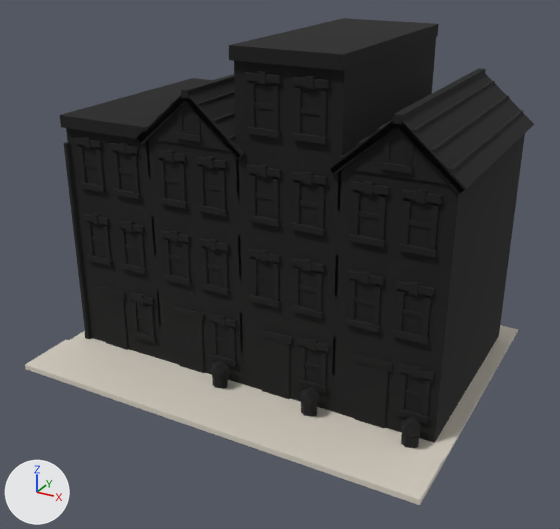
What one commit did to the FBX model Modeller/Binalar/Konut_sira_evler_1.fbx.
Before and after are seen from a camera (50 mm lens) standing at (12.8, -23.6, 15.4) and looking at (0.3, -0.8, 4.0). The lights are fixed; the arrows at lower left show +X, +Y and +Z. The first picture is the older version. Where no turn or scale is listed for an object, it has been applied to the vertices. Vertices at exactly the same position are counted once.

The first picture shows 'Konut_sira_evler_1'.
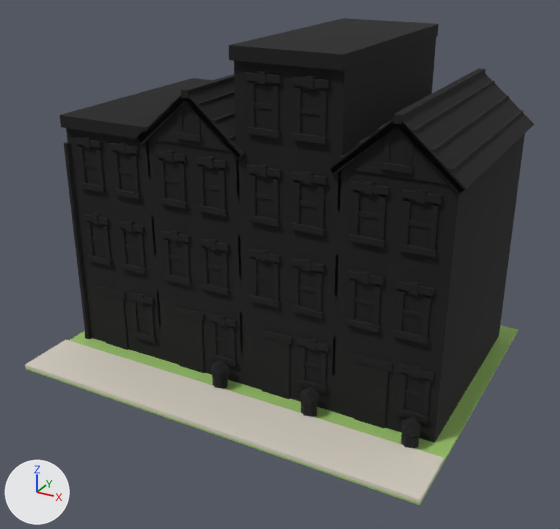
Patch to the scene script:
```diff
--- a/Modeller/Binalar/Konut_sira_evler_1.fbx.py
+++ b/Modeller/Binalar/Konut_sira_evler_1.fbx.py
@@ mat_cam2_a9c9de @@
+mat_cam2_a9c9de = principled_material('Cam2_a9c9de')
+mat_cam2_a9c9de.base_color = (0.397, 0.584, 0.73)  # blue #a9c9de
+mat_cam2_a9c9de.roughness = 0.85
@@ mat_ycim_9cc46a @@
+mat_ycim_9cc46a = principled_material('YCim_9cc46a')
+mat_ycim_9cc46a.base_color = (0.332, 0.552, 0.144)  # green #9cc46a
+mat_ycim_9cc46a.roughness = 0.85
@@ me_konut_sira_evler_1 @@
 me_konut_sira_evler_1.from_pydata(...)  # 3470 vertices, 2351 faces; spans x -7.8..7.8, y -6.0..6.0, z 0.0..12.1
 # used by ob_konut_sira_evler_1; location = (0.0, 0.0, 0.0)
+# me_konut_sira_evler_1 part 1: all 2 faces centred in x 0.0, y 0.0..6.0, z 0.0..0.1 switch from mat_ykaldirim_d8d1c4 (pale yellow #d8d1c4) to mat_ycim_9cc46a (green #9cc46a)
+# me_konut_sira_evler_1 part 2: the 1 face centred in x 0.0, y -6.0, z 0.0 switches from mat_ykaldirim_d8d1c4 (pale yellow #d8d1c4) to mat_ycim_9cc46a (green #9cc46a)
+# me_konut_sira_evler_1 part 3: the 1 face centred in x 7.8, y 0.0, z 0.0 switches from mat_ykaldirim_d8d1c4 (pale yellow #d8d1c4) to mat_ycim_9cc46a (green #9cc46a)
 me_konut_sira_evler_1.materials.append(mat_duvar_9c4a35)
@@ me_konut_sira_evler_1 @@
 me_konut_sira_evler_1.materials.append(mat_cizgi_141414)
+me_konut_sira_evler_1.materials.append(mat_cam2_a9c9de)  # blue #a9c9de
```

Pixel boxes [x1, y1, x2, y2] of what changed, in the pictures (560 x 529 px):
part 1 of me_konut_sira_evler_1, recoloured
    both: [69, 325, 518, 460]
part 2 of me_konut_sira_evler_1, recoloured
    both: [25, 367, 420, 505]
part 3 of me_konut_sira_evler_1, recoloured
    both: [420, 331, 518, 504]
